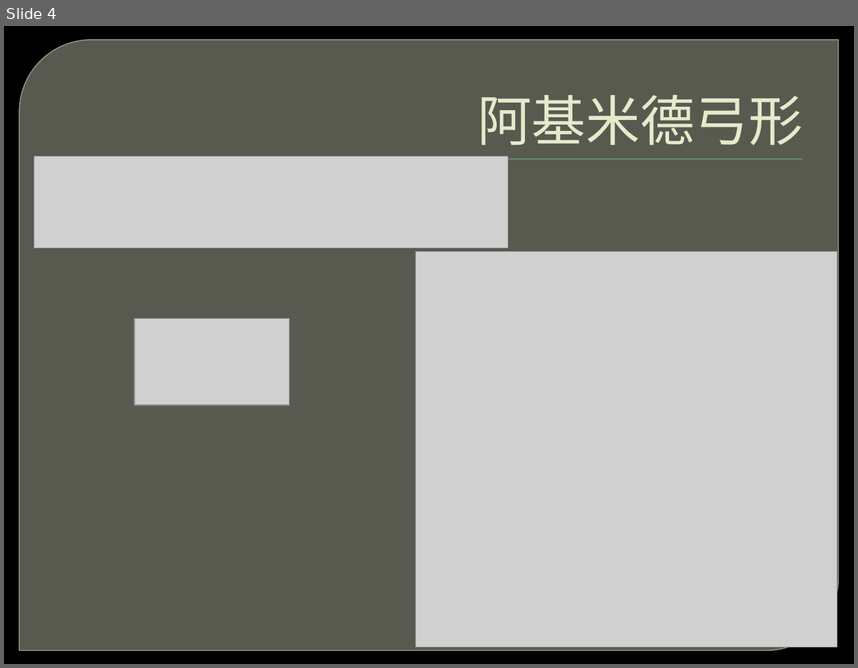
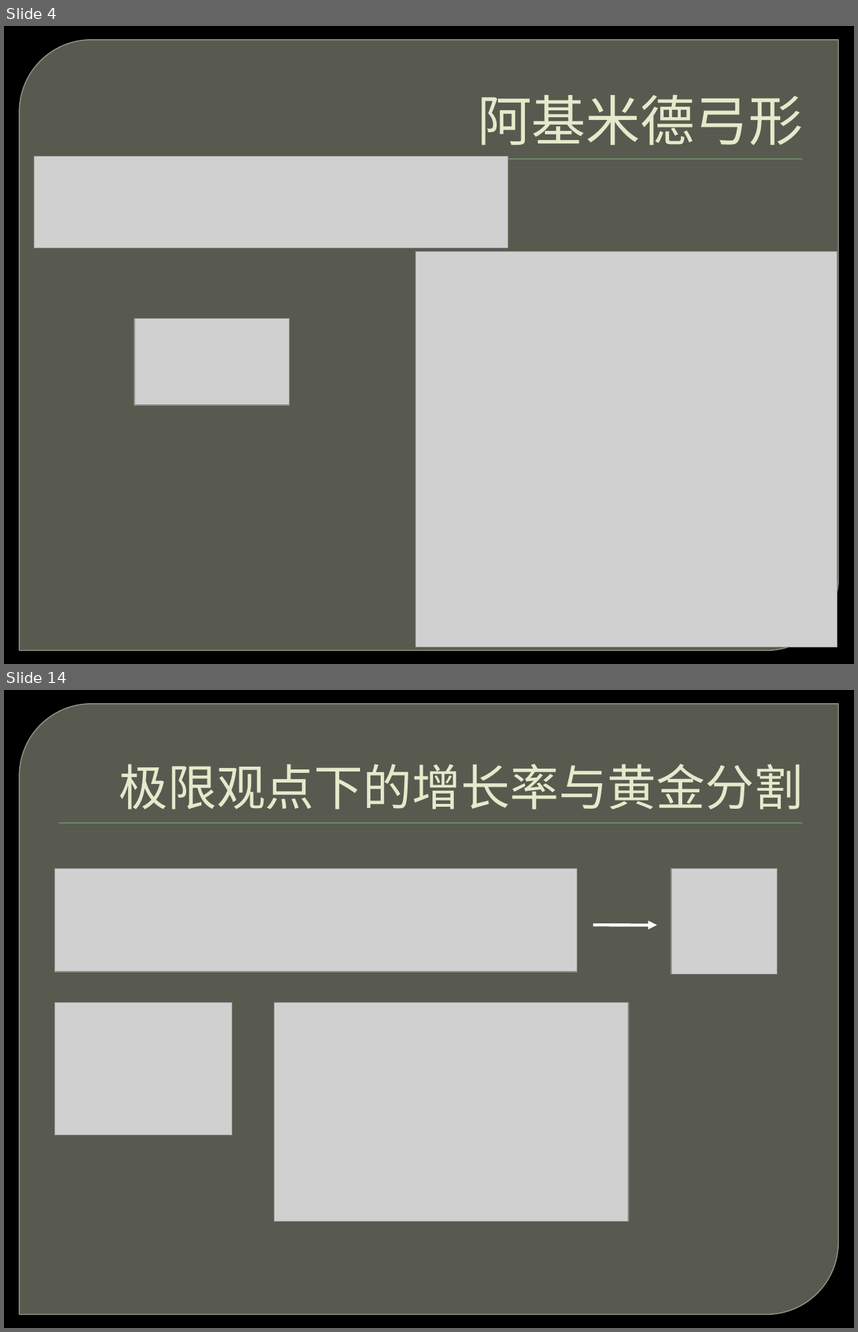
Before and after one commit to liu6tot/Coursera-LNU, a slide deck: 2015-第八讲.pptx. Shown one above the other, each under a label of ours: slide 4 before the commit, slides 4 and 14 after it; the slides between them are not shown. The pictures are 858x668 and 858x1332 pixels, drawn with LibreOffice and Linux fonts; fonts in the diff are those of the drawing; grey boxes stand for pictures; background and template pictures are left out. Boxes give left, top, right and bottom in pixels: in the first picture for what was removed or moved away, otherwise in the second. Text is boxed around its words. In the diff, an @@ line names an element or a change of style, - is before the commit and + after.

```diff
--- a/2015-第八讲.pptx
+++ b/2015-第八讲.pptx
@@ slide 14 added at (4, 690, 854, 1328), background picture (left out); not listed: 2 template elements that a slide beside it also shows @@
@@ title added at (119, 764, 803, 809), 41.4 pt, text #E7EACB @@
+极限观点下的增长率与黄金分割
@@ picture added at (55, 869, 578, 972) @@
@@ picture added at (671, 869, 777, 975) @@
@@ arrow added from (593, 925) to (657, 925), #FFFFFF 2.5 pt @@
@@ picture added at (55, 1002, 232, 1134) @@
@@ picture added at (274, 1002, 629, 1221) @@
```
Also in this commit, not shown: 1 slide changed, 19 other slides added.
